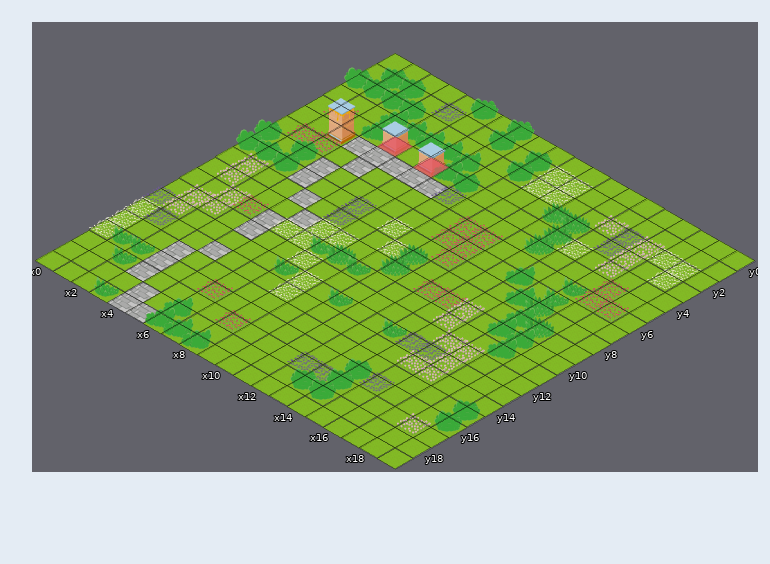
Tiled map -- Resources/Tilemap/SD/tilemap.tmx. The first picture shows the starting point.
Cells are 97x56 px. Isometric: x runs down to the right, y down to the left. Shown: x 0..19, y 0..19.
The result:
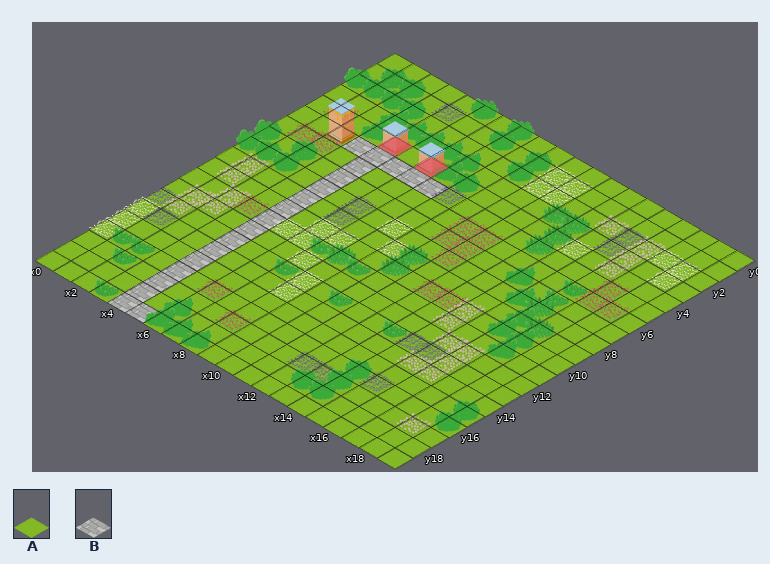
Key: from "tileset": A 8, B 9.
_ is an empty cell.
Commit message: slight tile map changes
What changed:
{"where": "layer \"objects\""}
{"y":7,"x":3,"old":"BA","new":"AB"}
{"y":8,"x":3,"old":"BA","new":"AB"}
{"y":10,"x":4,"old":"AB","new":"BA"}
{"y":13,"x":4,"old":"A","new":"B"}
{"y":15,"x":3,"old":"BA","new":"AB"}
{"y":16,"x":3,"old":"BA","new":"AB"}
{"y":17,"x":3,"old":"BA","new":"AB"}
{"label":"changed","picture_box":[269,157,359,230]}
{"label":"changed","picture_box":[125,230,251,292]}
